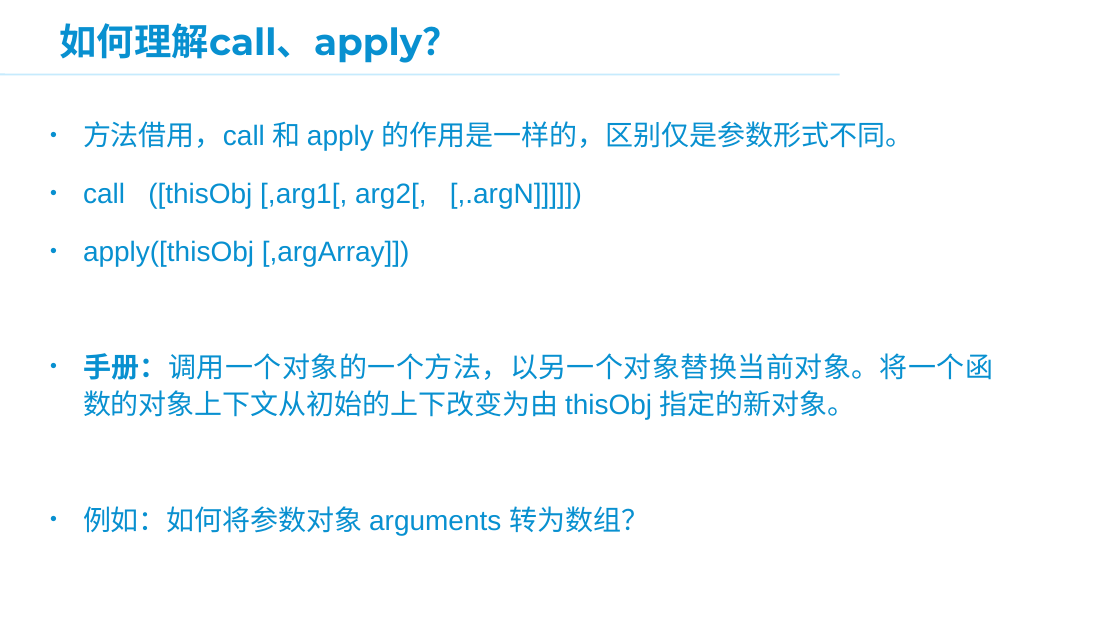
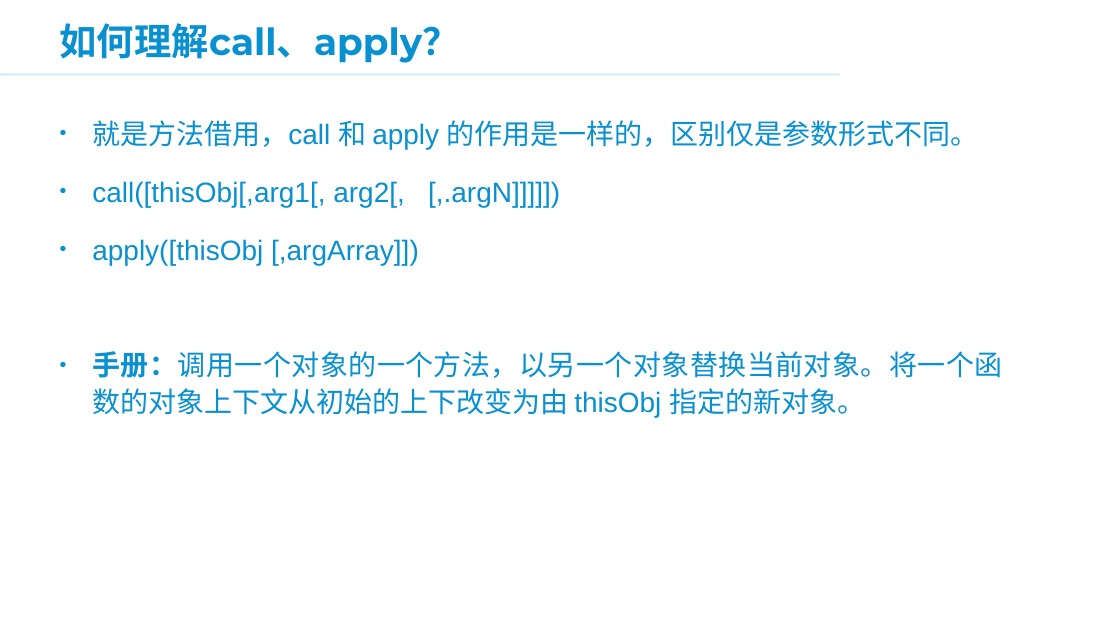
Before and after one commit to panxuepeng/javascript, a slide deck: slide 2 of ppt/3.JavaScript 高级部分.ppt. Drawn at 1120x630 pixels with LibreOffice and Linux fonts; fonts in the diff are those of the drawing; background and template pictures are left out. Boxes give left, top, right and bottom in pixels: in the first picture for what was removed or moved away, otherwise in the second. Text is boxed around its words. In the diff, an @@ line names an element or a change of style, - is before the commit and + after.

Commit message:
ppt

```diff
--- a/ppt/3.JavaScript 高级部分.ppt
+++ b/ppt/3.JavaScript 高级部分.ppt
@@ text "就是方法借用，call 和 apply 的作用是一样的，区别仅是参数形式不同。": place and size @@
-text "就是方法借用，call 和 apply 的作用是一样的，区别仅是参数形式不同。" at [83, 121, 993, 535]
+text "就是方法借用，call 和 apply 的作用是一样的，区别仅是参数形式不同。" at [92, 120, 1002, 418]
@@ text at [92, 120, 979, 207]: text changed @@
-• 方法借用，call 和 apply 的作用是一样的，区别仅是参数形式不同。
-• call ([thisObj [,arg1[, arg2[, [,.argN]]]]])
+• 就是方法借用，call 和 apply 的作用是一样的，区别仅是参数形式不同。
+• call([thisObj[,arg1[, arg2[, [,.argN]]]]])
@@ text at [83, 506, 649, 535]: paragraph removed @@
-• 例如：如何将参数对象 arguments 转为数组？
```
Also in this commit, not shown: 9 other slides changed, 1 slide removed, 16 other files.
